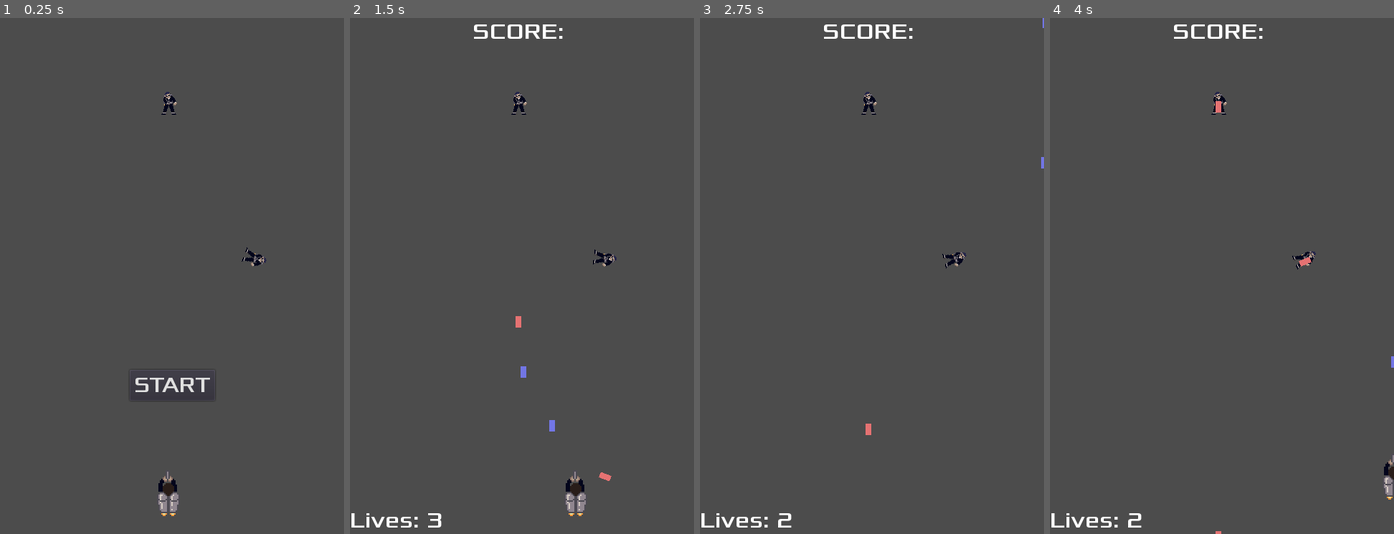
Above: before the commit, frames 1-4 (left to right).
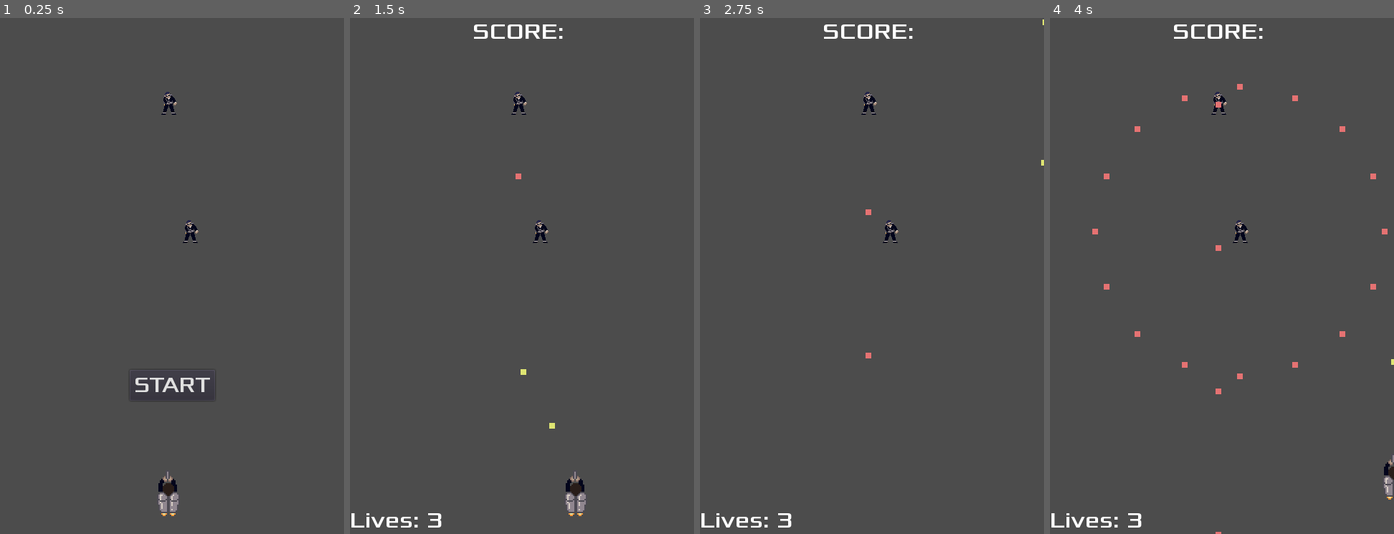
Above: after the commit, the same moments.

Repository: Harrison-Winters/Jet-Pack-Escape
Game: Godot game, scene res://enemy_test.tscn
Two runs of this game, one before a commit and one after it. Both use one fixed random seed, a clock stepped at 60 frames per second and the inputs below. This scene is started directly instead of the project's main scene.
Inputs:
- Up to frame 1 (0.25 s): no input
- Up to frame 2 (1.5 s): click "START" at 0.5 s; hold Right (ui_right) from 1.28 s (still down); hold Z (shoot) from 1.28 s (still down)
- Up to frame 3 (2.75 s): release Right (ui_right) at 2.03 s; release Z (shoot) at 2.03 s; hold Down (ui_down) from 2.03 s (still down); tap Z (shoot) at 2.1 s
- Up to frame 4 (4 s): release Down (ui_down) at 2.78 s; hold Right (ui_right) 2.78-3.53 s; hold Z (shoot) 2.78-3.53 s; hold Up (ui_up) from 3.53 s (still down); tap Z (shoot) at 3.6 s

The runs differ from the first frame. In frame 1, 0.2% of the frame differs, in the area x 53-78%, y 39-49%; in frame 2, 0.4%; in frame 3, 0.3%; in frame 4, 0.6%, in the area x 12-100%, y 12-100%.

Commit message:
Radial Enemy Shot Added

Diff:
--- a/Jetpack Escape/bullet.tscn
+++ b/Jetpack Escape/bullet.tscn
@@ -4,7 +4,7 @@
 
 [sub_resource type="CapsuleShape2D" id=1]
 radius = 4.0
-height = 8.0
+height = 0.0
 
 [node name="Bullet" type="Area2D"]
 rotation = 1.5708
@@ -12,10 +12,10 @@
 
 [node name="ColorRect" type="ColorRect" parent="."]
 margin_left = -4.0
-margin_top = -8.0
+margin_top = -4.0
 margin_right = 4.0
-margin_bottom = 8.0
-color = Color( 0.447059, 0.462745, 0.898039, 1 )
+margin_bottom = 4.0
+color = Color( 0.87451, 0.898039, 0.447059, 1 )
 
 [node name="CollisionShape2D" type="CollisionShape2D" parent="."]
 shape = SubResource( 1 )
--- a/Jetpack Escape/enemy_bullet.gd
+++ b/Jetpack Escape/enemy_bullet.gd
@@ -5,7 +5,7 @@
 # Called when the node enters the scene tree for the first time.
 func _ready():
 	angle = PI
-	speed = 300.0
+	speed = 100.0
 	#pass # Replace with function body.
 
 
--- /dev/null
+++ b/Jetpack Escape/enemy_radial.gd
@@ -0,0 +1,23 @@
+extends "res://enemy.gd"
+
+
+# Declare member variables here. Examples:
+# var a = 2
+# var b = "text"
+
+
+# Called when the node enters the scene tree for the first time.
+func _ready():
+	pass # Replace with function body.
+
+
+func _on_ShotTimer_timeout():
+	var resource = load("res://enemy_bullet.tscn")
+	var shot_angle = PI
+	var num_shots = 16
+	for i in num_shots:
+		var bullet = resource.instance()
+		owner.add_child(bullet)
+		bullet.transform = $EnemyShootPosition.global_transform
+		bullet.angle = shot_angle
+		shot_angle += 2*PI/num_shots
--- /dev/null
+++ b/Jetpack Escape/enemy_radial.tscn
@@ -0,0 +1,12 @@
+[gd_scene load_steps=3 format=2]
+
+[ext_resource path="res://enemy.tscn" type="PackedScene" id=1]
+[ext_resource path="res://enemy_radial.gd" type="Script" id=2]
+
+[node name="enemy_radial" instance=ExtResource( 1 )]
+mode = 1
+gravity_scale = 0.0
+script = ExtResource( 2 )
+
+[node name="ShotTimer" parent="." index="2"]
+wait_time = 3.0
--- a/Jetpack Escape/enemy_test.tscn
+++ b/Jetpack Escape/enemy_test.tscn
@@ -2,7 +2,7 @@
 
 [ext_resource path="res://enemy.tscn" type="PackedScene" id=1]
 [ext_resource path="res://Player.tscn" type="PackedScene" id=2]
-[ext_resource path="res://enemy_aimed.tscn" type="PackedScene" id=3]
+[ext_resource path="res://enemy_radial.tscn" type="PackedScene" id=3]
 [ext_resource path="res://HUD.tscn" type="PackedScene" id=4]
 
 [node name="enemy_test" type="Node2D"]
@@ -16,5 +16,5 @@
 [node name="PlayerCollisionObject" parent="." instance=ExtResource( 2 )]
 position = Vector2( 235, 663 )
 
-[node name="enemy_aimed" parent="." instance=ExtResource( 3 )]
-position = Vector2( 356, 335 )
+[node name="enemy_radial" parent="." instance=ExtResource( 3 )]
+position = Vector2( 265, 298 )
